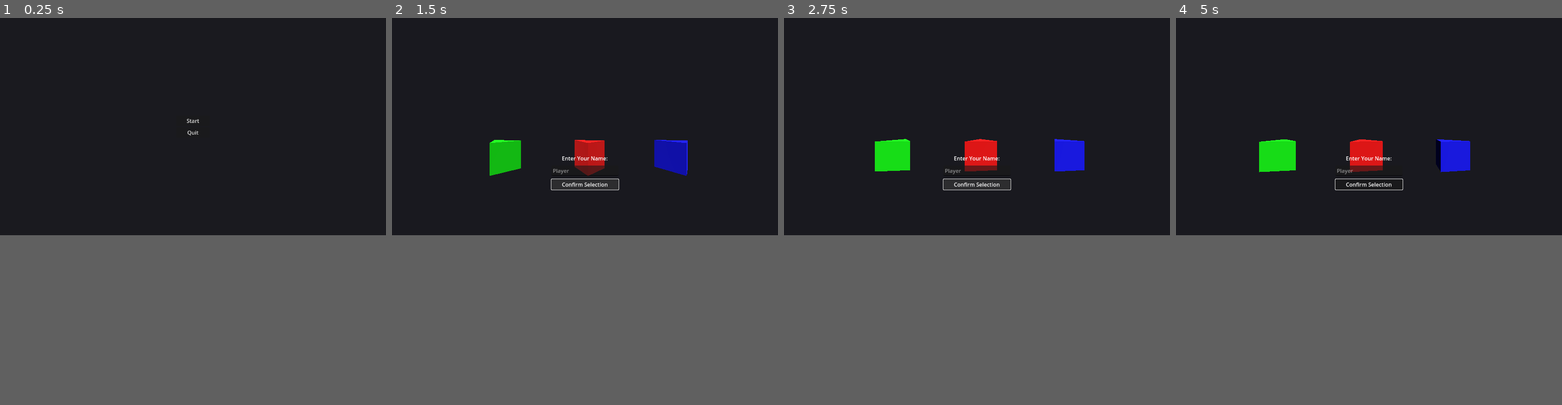
Above: before the commit, frames 1-4 (left to right).
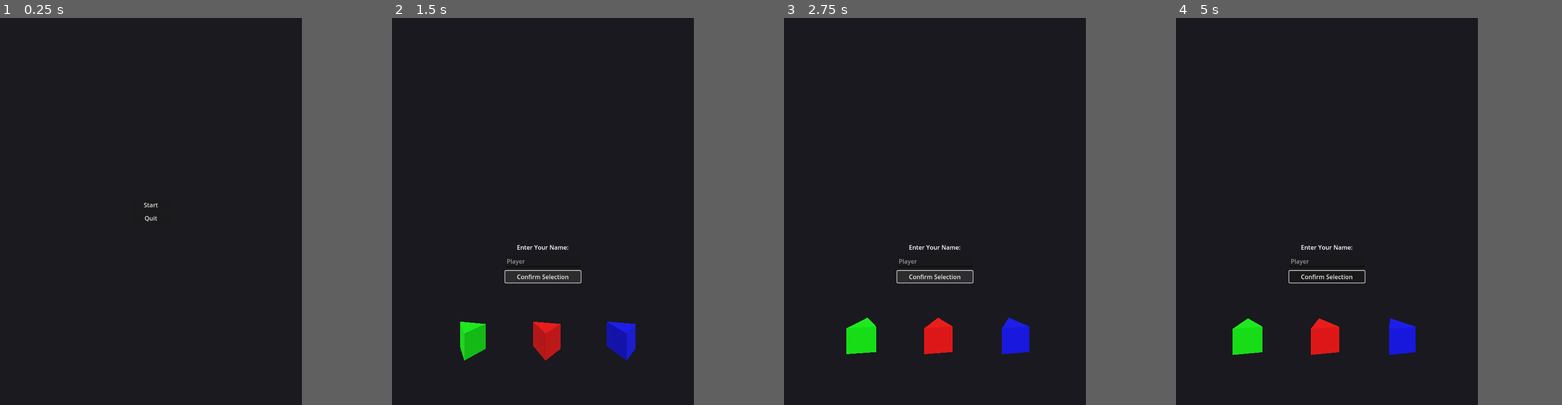
Above: after the commit, the same moments.

Repository: pedromirbr/Shootemup
Game: Godot game, scene res://Scene/MainMenu.tscn
Same seed, same stepped clock (60 frames per second), same inputs: the game is played once before the commit and once after it. Before the commit the project starts from res://MainMenu.tscn.
Inputs (mouse positions are in pixels of both pictures, inside the frame that each line leads up to):
- Up to frame 1 (0.25 s): no input
- Up to frame 2 (1.5 s): click "Start" at 0.5 s; click "Confirm Selection" at 1.25 s
- Up to frame 3 (2.75 s): click "Confirm Selection" at 2 s
- Up to frame 4 (5 s): tap Enter (ui_accept) at 2.75, 2.85, 3.02, 3.32, 3.6, 3.77, 4.07, 4.35 s; move the mouse to (1453, 114) at 2.77 s; hold Right (ui_right) 2.78-3.53 s; click (1453, 114) at 2.92 s; move the mouse to (1291, 137) at 3.52 s; hold Down (ui_down) 3.53-4.28 s; move the mouse to (1407, 79) at 4.27 s; hold Right (ui_right) from 4.28 s (still down)
In our replay, the window is 799x449 before the commit and 625x800 after it. These sizes can differ from the game's own. Grey fills any space a smaller window leaves; there, only what the larger window draws over its background counts as a difference.

The runs differ from the first frame. In frame 1, less than 0.1% of the frame differs, in the area x 37-52%, y 26-53%; in frame 2, 4.3%; in frame 3, 4.3%; in frame 4, 4.4%, in the area x 14-77%, y 31-88%.

Commit message:
Acertado a estrutura de diretórios

Diff:
--- a/Enemy.tscn
+++ b/Scene/Enemy.tscn
@@ -1,6 +1,6 @@
 [gd_scene load_steps=5 format=3 uid="uid://d1d2d3d4d5d6"]
 
-[ext_resource type="Script" path="res://Enemy.gd" id="1_enemy_script"]
+[ext_resource type="Script" uid="uid://bspamn5ikowa8" path="res://Script/Enemy.gd" id="1_enemy_script"]
 
 [sub_resource type="BoxMesh" id="Mesh_Enemy_Box"]
 
--- a/EnemyBullet.tscn
+++ b/Scene/EnemyBullet.tscn
@@ -1,6 +1,6 @@
 [gd_scene load_steps=5 format=3 uid="uid://e1e2e3e4e5e6"]
 
-[ext_resource type="Script" uid="uid://dnc3gtfjfcif0" path="res://EnemyBullet.gd" id="1_enemy_bullet_script"]
+[ext_resource type="Script" uid="uid://dnc3gtfjfcif0" path="res://Script/EnemyBullet.gd" id="1_enemy_bullet_script"]
 
 [sub_resource type="StandardMaterial3D" id="Mat_EnemyBullet_Yellow"]
 albedo_color = Color(1, 1, 0, 1)
--- a/Explosion.tscn
+++ b/Scene/Explosion.tscn
@@ -1,6 +1,6 @@
 [gd_scene load_steps=5 format=3 uid="uid://f1f2f3f4f5f6"]
 
-[ext_resource type="Script" path="res://Explosion.gd" id="1_explosion_script"]
+[ext_resource type="Script" uid="uid://dsleyylhdw5i8" path="res://Script/Explosion.gd" id="1_explosion_script"]
 
 [sub_resource type="ParticleProcessMaterial" id="PPM_Explosion"]
 emission_shape = 1
--- a/Game.tscn
+++ b/Scene/Game.tscn
@@ -1,9 +1,10 @@
-[gd_scene load_steps=7 format=3 uid="uid://dplk7w1x8y20"]
+[gd_scene load_steps=8 format=3 uid="uid://dplk7w1x8y20"]
 
-[ext_resource type="Script" uid="uid://direuq5lewfka" path="res://Game.gd" id="1_game_script"]
-[ext_resource type="PackedScene" uid="uid://b1b2b3b4b5b6" path="res://Player.tscn" id="2_player_scene"]
-[ext_resource type="PackedScene" uid="uid://d1d2d3d4d5d6" path="res://Enemy.tscn" id="3_enemy_scene"]
-[ext_resource type="Script" uid="uid://c2fmkpjhsgbc2" path="res://BulletPool.gd" id="4_sb48q"]
+[ext_resource type="Script" uid="uid://direuq5lewfka" path="res://Script/Game.gd" id="1_mopgc"]
+[ext_resource type="PackedScene" uid="uid://b1b2b3b4b5b6" path="res://Scene/Player.tscn" id="2_ivtx6"]
+[ext_resource type="PackedScene" uid="uid://d1d2d3d4d5d6" path="res://Scene/Enemy.tscn" id="3_3xgnh"]
+[ext_resource type="Script" uid="uid://c2fmkpjhsgbc2" path="res://Script/BulletPool.gd" id="4_48ymf"]
+[ext_resource type="Script" uid="uid://b5r6ua0sgke8k" path="res://Script/camera_3d.gd" id="4_ivtx6"]
 
 [sub_resource type="Environment" id="Env_Game"]
 background_mode = 1
@@ -13,9 +14,9 @@
 font_size = 24
 
 [node name="Game" type="Node3D"]
-script = ExtResource("1_game_script")
-player_scene = ExtResource("2_player_scene")
-enemy_scene = ExtResource("3_enemy_scene")
+script = ExtResource("1_mopgc")
+player_scene = ExtResource("2_ivtx6")
+enemy_scene = ExtResource("3_3xgnh")
 
 [node name="WorldEnvironment" type="WorldEnvironment" parent="."]
 environment = SubResource("Env_Game")
@@ -29,9 +30,10 @@
 shadow_enabled = true
 
 [node name="Camera3D" type="Camera3D" parent="."]
-transform = Transform3D(1, 0, 0, 0, 1, 0, 0, 0, 1, 0, 0, 15)
+transform = Transform3D(1, 0, 0, 0, 1, 0, 0, 0, 1, 0, 0, 50)
 projection = 1
 size = 18.0
+script = ExtResource("4_ivtx6")
 
 [node name="UI" type="Control" parent="."]
 layout_mode = 3
@@ -86,7 +88,7 @@
 text = "Restart"
 
 [node name="BulletPool" type="Node" parent="."]
-script = ExtResource("4_sb48q")
+script = ExtResource("4_48ymf")
 
 [connection signal="timeout" from="EnemySpawnTimer" to="." method="_on_enemy_spawn_timer_timeout"]
 [connection signal="pressed" from="UI/GameOverOverlay/VBoxContainer/RestartButton" to="." method="_on_restart_button_pressed"]
--- a/MainMenu.tscn
+++ b/Scene/MainMenu.tscn
@@ -1,6 +1,6 @@
 [gd_scene load_steps=2 format=3 uid="uid://cyex58n13i26x"]
 
-[ext_resource type="Script" path="res://MainMenu.gd" id="1_f8j1w"]
+[ext_resource type="Script" uid="uid://df0yxwik1xvsy" path="res://Script/MainMenu.gd" id="1_f8j1w"]
 
 [node name="MainMenu" type="Control"]
 script = ExtResource("1_f8j1w")
--- a/Player.tscn
+++ b/Scene/Player.tscn
@@ -1,6 +1,6 @@
 [gd_scene load_steps=4 format=3 uid="uid://b1b2b3b4b5b6"]
 
-[ext_resource type="Script" uid="uid://bojkxauoj83cu" path="res://Player.gd" id="1_player_script"]
+[ext_resource type="Script" uid="uid://bojkxauoj83cu" path="res://Script/Player.gd" id="1_player_script"]
 
 [sub_resource type="CylinderMesh" id="Mesh_Player_Pyramid"]
 top_radius = 0.0
--- a/PlayerBullet.tscn
+++ b/Scene/PlayerBullet.tscn
@@ -1,6 +1,6 @@
 [gd_scene load_steps=5 format=3 uid="uid://c1c2c3c4c5c6"]
 
-[ext_resource type="Script" uid="uid://cdq58yaeixcha" path="res://PlayerBullet.gd" id="1_bullet_script"]
+[ext_resource type="Script" uid="uid://cdq58yaeixcha" path="res://Script/PlayerBullet.gd" id="1_bullet_script"]
 
 [sub_resource type="StandardMaterial3D" id="Mat_Bullet_Yellow"]
 albedo_color = Color(1, 1, 0, 1)
--- a/ShipSelection.tscn
+++ b/Scene/ShipSelection.tscn
@@ -1,15 +1,14 @@
-[gd_scene load_steps=10 format=3 uid="uid://b8kpmk2a3b4c"]
+[gd_scene load_steps=9 format=3 uid="uid://b8kpmk2a3b4c"]
 
-[ext_resource type="Script" path="res://Rotator.gd" id="1_rotator"]
-[ext_resource type="Script" path="res://ShipSelection.gd" id="2_ship_select"]
+[ext_resource type="Script" uid="uid://dlwppqgsl3ol6" path="res://Script/Rotator.gd" id="1_rotator"]
+[ext_resource type="Script" uid="uid://bfu3p8rhmv3v6" path="res://Script/ShipSelection.gd" id="2_ship_select"]
 
 [sub_resource type="PrismMesh" id="PrismMesh_ship"]
-sides = 3
-
-[sub_resource type="BoxShape3D" id="Collision_Ship_Box"]
 
 [sub_resource type="StandardMaterial3D" id="Mat_GreenShip"]
 albedo_color = Color(0, 1, 0, 1)
+
+[sub_resource type="BoxShape3D" id="Collision_Ship_Box"]
 
 [sub_resource type="StandardMaterial3D" id="Mat_RedShip"]
 albedo_color = Color(1, 0, 0, 1)
@@ -58,7 +57,7 @@
 shape = SubResource("Collision_Ship_Box")
 
 [node name="Camera3D" type="Camera3D" parent="."]
-transform = Transform3D(1, 0, 0, 0, 1, 0, 0, 0, 1, 0, 1, 5)
+transform = Transform3D(1, 0, 0, 0, 1, 0, 0, 0, 1, 0, 5, 10)
 
 [node name="DirectionalLight3D" type="DirectionalLight3D" parent="."]
 transform = Transform3D(1, 0, 0, 0, 0.707107, 0.707107, 0, -0.707107, 0.707107, 0, 0, 0)
--- a/BulletPool.gd
+++ b/Script/BulletPool.gd
@@ -7,8 +7,8 @@
 var enemy_bullet_pool: Array = []
 var pool_size: int = 20
 
-var player_bullet_scene = preload("res://PlayerBullet.tscn")
-var enemy_bullet_scene = preload("res://EnemyBullet.tscn")
+var player_bullet_scene = preload("res://Scene/PlayerBullet.tscn")
+var enemy_bullet_scene = preload("res://Scene/EnemyBullet.tscn")
 
 func _ready():
 	instance = self
--- a/Enemy.gd
+++ b/Script/Enemy.gd
@@ -4,14 +4,17 @@
 @export var health = 10
 var max_health: int
 
-var bullet_scene = preload("res://EnemyBullet.tscn")
-var explosion_scene = preload("res://Explosion.tscn")
+var bullet_scene = preload("res://Scene/EnemyBullet.tscn")
+var explosion_scene = preload("res://Scene/Explosion.tscn")
 
 func _ready():
+	position.z = PlayerData.GAME_DEPTH
 	max_health = health
 
 func _physics_process(_delta):
 	velocity = Vector3(0, -1, 0) * speed
+	if position.y <= -7:
+		queue_free()
 	move_and_slide()
 
 
--- a/EnemyBullet.gd
+++ b/Script/EnemyBullet.gd
@@ -4,6 +4,7 @@
 var damage = 5 # As requested, 5 points of damage
 
 func _physics_process(delta):
+	position.z = PlayerData.GAME_DEPTH
 	position.y -= speed * delta
 
 func _on_body_entered(body):
--- a/Game.gd
+++ b/Script/Game.gd
@@ -7,12 +7,14 @@
 @onready var enemy_spawn_timer = $EnemySpawnTimer
 
 func _ready():
-	# Instantiate the player and connect its signal
+	# Se sua UI precisar de ajustes para modo retrato
+	# $UI/ScoreLabel.position = Vector2(20, 20)  # Exemplo
+
+	# Resto do código...
 	var player = player_scene.instantiate()
+	player.position = Vector3(0, 0, PlayerData.GAME_DEPTH)
 	player.died.connect(_on_player_died)
 	add_child(player)
-
-	# Start the timer to spawn enemies
 	enemy_spawn_timer.start()
 
 
@@ -22,13 +24,11 @@
 
 
 func _on_enemy_spawn_timer_timeout():
-	# Create an enemy instance
 	var enemy = enemy_scene.instantiate()
 
-	# Choose a random spawn position at the top of the screen
-	var spawn_x = randf_range(-8.0, 8.0)
-	var spawn_y = 6.0
-	enemy.position = Vector3(spawn_x, spawn_y, 0)
+	var spawn_x = randf_range(PlayerData.PLAYER_BOUNDS_X.x, PlayerData.PLAYER_BOUNDS_X.y)
+	var spawn_y = PlayerData.ENEMY_SPAWN_Y
+	enemy.position = Vector3(spawn_x, spawn_y, PlayerData.GAME_DEPTH)
 
 	add_child(enemy)
 
--- a/MainMenu.gd
+++ b/Script/MainMenu.gd
@@ -1,7 +1,7 @@
 extends Control
 
 func _on_start_button_pressed():
-	get_tree().change_scene_to_file("res://ShipSelection.tscn")
+	get_tree().change_scene_to_file("res://Scene/ShipSelection.tscn")
 
 
 func _on_quit_button_pressed():
--- a/Player.gd
+++ b/Script/Player.gd
@@ -3,7 +3,7 @@
 signal died
 
 @export var speed = 8.0
-var bullet_scene = preload("res://PlayerBullet.tscn")
+var bullet_scene = preload("res://Scene/PlayerBullet.tscn")
 
 var health: int
 var damage: int
@@ -13,6 +13,7 @@
 var invulnerability_time: float = 0.5
 
 func _ready():
+	position.z = PlayerData.GAME_DEPTH
 	var stats = PlayerData.get_current_ship_stats()
 	health = stats["health"]
 	damage = stats["damage"]
@@ -40,11 +41,14 @@
 	rotation.y = lerp_angle(rotation.y, target_roll, delta * speed)
 	move_and_slide()
 
-	# Clamp player position to stay within screen bounds (approximate)
-	position.x = clamp(position.x, -8.5, 8.5)
-	position.y = clamp(position.y, -4.5, 4.5)
+	# ATUALIZADO: Clamp para resolução 800x1024 (modo retrato)
+	position.x = clamp(position.x, PlayerData.PLAYER_BOUNDS_X.x, PlayerData.PLAYER_BOUNDS_X.y)
+	position.y = clamp(position.y, PlayerData.PLAYER_BOUNDS_Y.x, PlayerData.PLAYER_BOUNDS_Y.y)
+	position.z = PlayerData.GAME_DEPTH  # Manter profundidade
 
-	if Input.is_action_just_pressed("ui_accept"): # 'ui_accept' is usually Spacebar
+	print("Posição: ", position)
+
+	if Input.is_action_just_pressed("ui_accept"):
 		shoot()
 
 
--- a/PlayerBullet.gd
+++ b/Script/PlayerBullet.gd
@@ -4,6 +4,7 @@
 var damage = 10 # This will be overwritten by the player when shooting
 
 func _physics_process(delta):
+	position.z = PlayerData.GAME_DEPTH
 	position.y += speed * delta
 
 func _on_body_entered(body):
--- a/PlayerData.gd
+++ b/Script/PlayerData.gd
@@ -3,6 +3,11 @@
 var player_name: String = "Player"
 var score: int = 0
 var selected_ship: StringName = &"RedShip"
+
+const GAME_DEPTH: float = -10.0
+const PLAYER_BOUNDS_X: Vector2 = Vector2(-30.0, 30.0)
+const PLAYER_BOUNDS_Y: Vector2 = Vector2(-40.0, 40.0)
+const ENEMY_SPAWN_Y: float = 20.0
 
 var ship_stats = {
 	&"GreenShip": {
--- a/ShipSelection.gd
+++ b/Script/ShipSelection.gd
@@ -36,7 +36,7 @@
 	PlayerData.selected_ship = selected_ship_node.name
 
 	print("Player: %s, Ship: %s" % [PlayerData.player_name, PlayerData.selected_ship])
-	get_tree().change_scene_to_file("res://Game.tscn")
+	get_tree().change_scene_to_file("res://Scene/Game.tscn")
 
 func _input(event):
 	if event is InputEventMouseButton and event.pressed and event.button_index == MOUSE_BUTTON_LEFT:
--- /dev/null
+++ b/Script/camera_3d.gd
@@ -0,0 +1,15 @@
+extends Camera3D
+
+func _ready():
+	# Forçar esta câmera a ser a atual
+	make_current()
+
+	# Configurar posição e propriedades
+	position = Vector3(0, 0, 50)
+	fov = 70
+
+	print("Câmera configurada: ", name)
+	print("Posição: ", position)
+
+func _physics_process(_delta):
+	print("Posição Camera: ", position)
--- a/project.godot
+++ b/project.godot
@@ -11,11 +11,17 @@
 [application]
 
 config/name="Shootemup"
-run/main_scene="res://MainMenu.tscn"
+run/main_scene="res://Scene/MainMenu.tscn"
 config/features=PackedStringArray("4.5", "Forward Plus")
 config/icon="res://icon.svg"
 
 [autoload]
 
-PlayerData="*res://PlayerData.gd"
-BulletPool="*res://BulletPool.gd"
+PlayerData="*res://Script/PlayerData.gd"
+BulletPool="*res://Script/BulletPool.gd"
+
+[display]
+
+window/size/viewport_width=800
+window/size/viewport_height=1024
+window/handheld/orientation=1
Renamed: BulletPool.gd.uid -> Script/BulletPool.gd.uid
Renamed: Enemy.gd.uid -> Script/Enemy.gd.uid
Renamed: EnemyBullet.gd.uid -> Script/EnemyBullet.gd.uid
Renamed: Explosion.gd -> Script/Explosion.gd
Renamed: Explosion.gd.uid -> Script/Explosion.gd.uid
Renamed: Game.gd.uid -> Script/Game.gd.uid
Renamed: MainMenu.gd.uid -> Script/MainMenu.gd.uid
Renamed: Player.gd.uid -> Script/Player.gd.uid
Renamed: PlayerBullet.gd.uid -> Script/PlayerBullet.gd.uid
Renamed: PlayerData.gd.uid -> Script/PlayerData.gd.uid
Renamed: Rotator.gd -> Script/Rotator.gd
Renamed: Rotator.gd.uid -> Script/Rotator.gd.uid
(and 2 more such lines)
